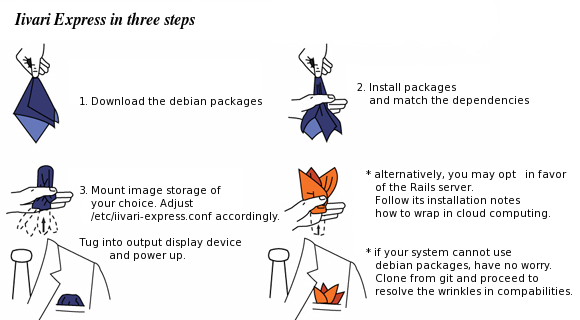
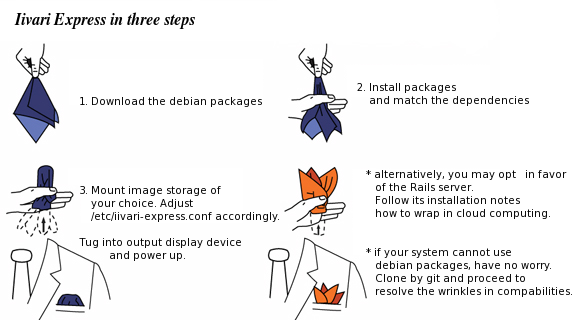
The second 580 × 320 image is a revision of the first. Changes to its layers:
painted on "* alternatively, you may opt ..." over [410, 274, 538, 284]
